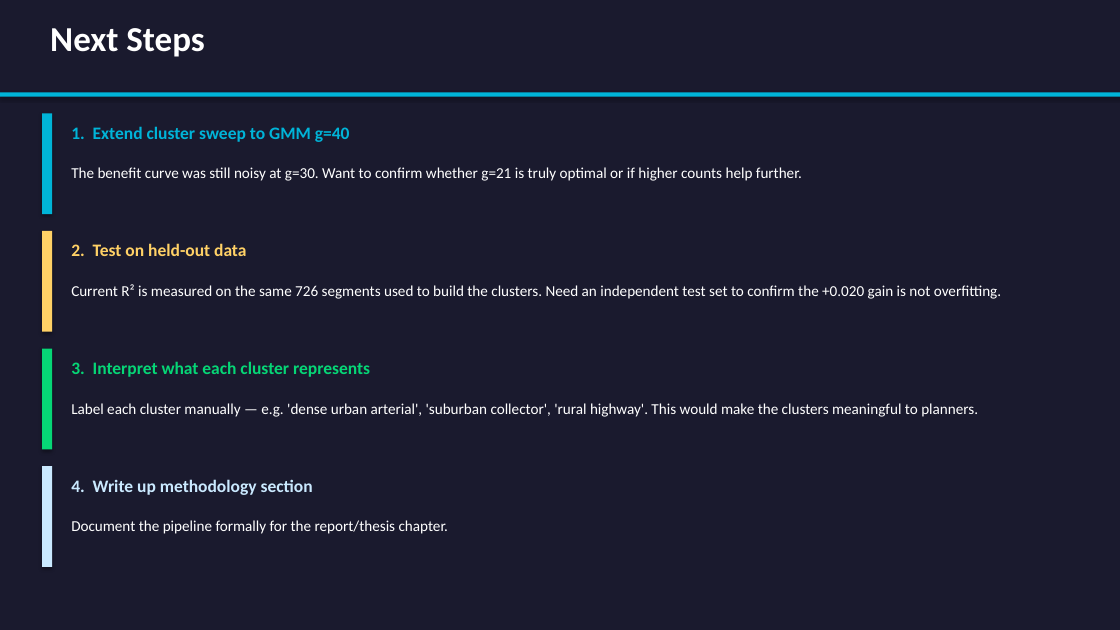
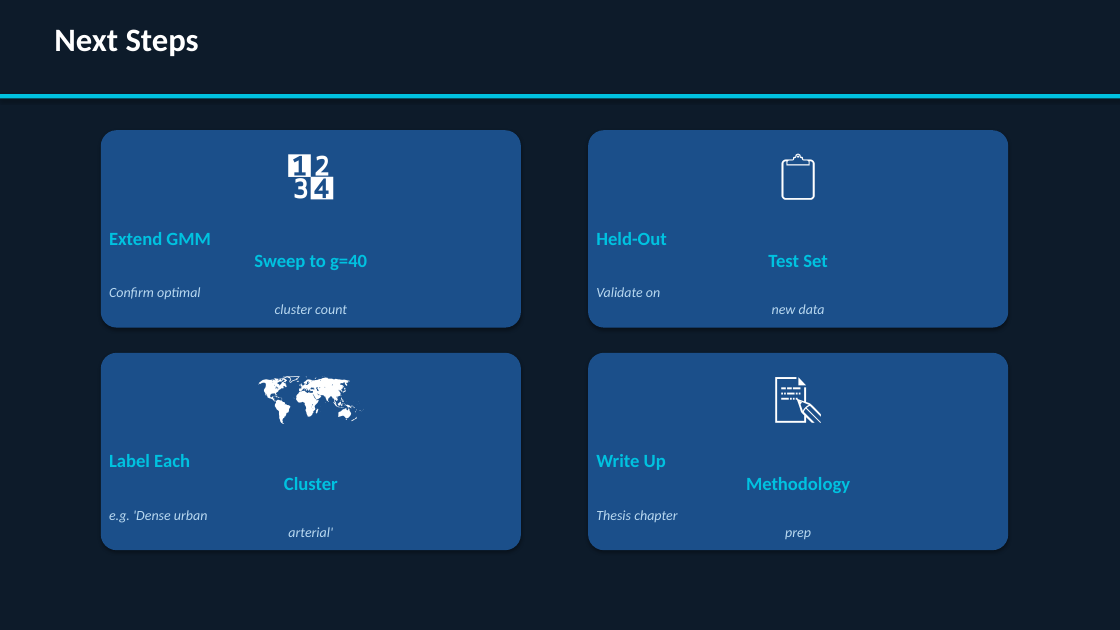
Before and after one commit to Mohammedmostain/road_embedding_clustering, a slide deck: slide 7 of Weekly_Update_Presentation.pptx. Drawn at 1120x630 pixels with LibreOffice and Linux fonts; fonts in the diff are those of the drawing. Boxes give left, top, right and bottom in pixels: in the first picture for what was removed or moved away, otherwise in the second. Text is boxed around its words. In the diff, an @@ line names an element or a change of style, - is before the commit and + after.

```diff
--- a/Weekly_Update_Presentation.pptx
+++ b/Weekly_Update_Presentation.pptx
@@ rectangle at <box>0,0,1120,630</box>: fill #1A1A2E to #0D1B2A @@
@@ text "Next Steps" at <box>54,29,199,56</box>: size 30 to 28 pt @@
@@ rectangle at <box>0,94,1120,98</box>: fill #00B4D8 to #00C2E0 @@
@@ rectangle removed at <box>42,113,52,214</box> @@
@@ rounded rectangle added at <box>101,130,521,328</box>, fill #1B4F8A @@
@@ text added at <box>101,139,521,223</box>, 42 pt, text #FFFFFF @@
+🔢
@@ rounded rectangle added at <box>588,130,1008,328</box>, fill #1B4F8A @@
@@ text added at <box>588,139,1008,223</box>, 42 pt, text #FFFFFF @@
+📋
@@ text removed at <box>71,167,802,181</box> @@
-The benefit curve was still noisy at g=30. Want to confirm whether g=21 is truly optimal or if higher counts help further.
@@ rectangle removed at <box>42,231,52,332</box> @@
@@ text at <box>109,232,367,270</box>: text changed; size 15 to 16 pt; text colour #00B4D8 to #00C2E0 @@
-1. Extend cluster sweep to GMM g=40
+Extend GMM
+Sweep to g=40
@@ text added at <box>596,232,827,267</box>, 16 pt, text #00C2E0, bold @@
+Held-Out
+Test Set
@@ text removed at <box>71,243,246,256</box> @@
-2. Test on held-out data
@@ text removed at <box>71,284,1001,299</box> @@
-Current R² is measured on the same 726 segments used to build the clusters. Need an independent test set to confirm the +0.020 gain is not overfitting.
@@ text added at <box>109,287,347,314</box>, 12 pt, text #B8D8F0, italic @@
+Confirm optimal
+cluster count
@@ text added at <box>596,287,825,314</box>, 12 pt, text #B8D8F0, italic @@
+Validate on
+new data
@@ rectangle removed at <box>42,349,52,450</box> @@
@@ rounded rectangle added at <box>101,353,521,550</box>, fill #1B4F8A @@
@@ rounded rectangle added at <box>588,353,1008,550</box>, fill #1B4F8A @@
@@ text removed at <box>71,361,370,377</box> @@
-3. Interpret what each cluster represents
@@ text added at <box>101,361,521,445</box>, 42 pt, text #FFFFFF @@
+🗺️
@@ text added at <box>588,361,1008,445</box>, 42 pt, text #FFFFFF @@
+📝
@@ text removed at <box>71,403,978,417</box> @@
-Label each cluster manually — e.g. 'dense urban arterial', 'suburban collector', 'rural highway'. This would make the clusters meaningful to planners.
@@ rectangle removed at <box>42,466,52,567</box> @@
@@ text added at <box>109,454,338,490</box>, 16 pt, text #00C2E0, bold @@
+Label Each
+Cluster
@@ text at <box>596,454,850,493</box>: text changed; size 15 to 16 pt; text colour #CAE9FF to #00C2E0 @@
-4. Write up methodology section
+Write Up
+Methodology
@@ text at <box>109,510,333,537</box>: text changed; size 13 to 12 pt; text colour #FFFFFF to #B8D8F0; italic on @@
-Document the pipeline formally for the report/thesis chapter.
+e.g. 'Dense urban
+arterial'
@@ text added at <box>596,510,811,539</box>, 12 pt, text #B8D8F0, italic @@
+Thesis chapter
+prep
```
Also in this commit, not shown: 6 other slides changed, 1 other file.
